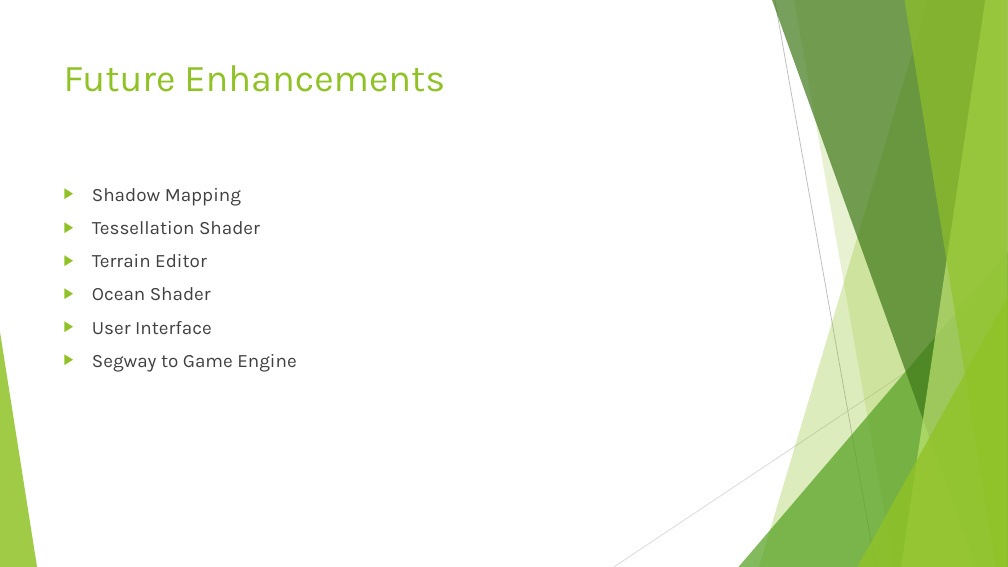
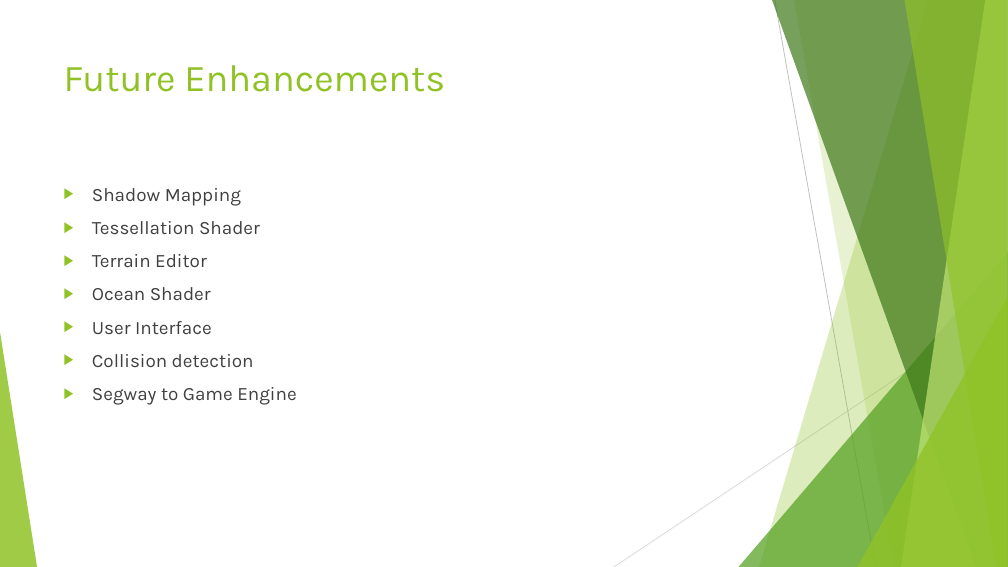
Before and after one commit to KarteekKumarM/MountainTerrain, a slide deck: slide 31 of docs/Presentation.pptx (slide 16 before the commit). Drawn at 1008x567 pixels with LibreOffice and Linux fonts; fonts in the diff are those of the drawing. Boxes give left, top, right and bottom in pixels: in the first picture for what was removed or moved away, otherwise in the second. Text is boxed around its words. In the diff, an @@ line names an element or a change of style, - is before the commit and + after.

```diff
--- a/docs/Presentation.pptx
+++ b/docs/Presentation.pptx
@@ text at <box>92,354,254,367</box>: paragraph added @@
+▶ Collision detection
```
Also in this commit, not shown: 8 other slides changed, 21 slides added, 5 slides removed, 9 other files.
